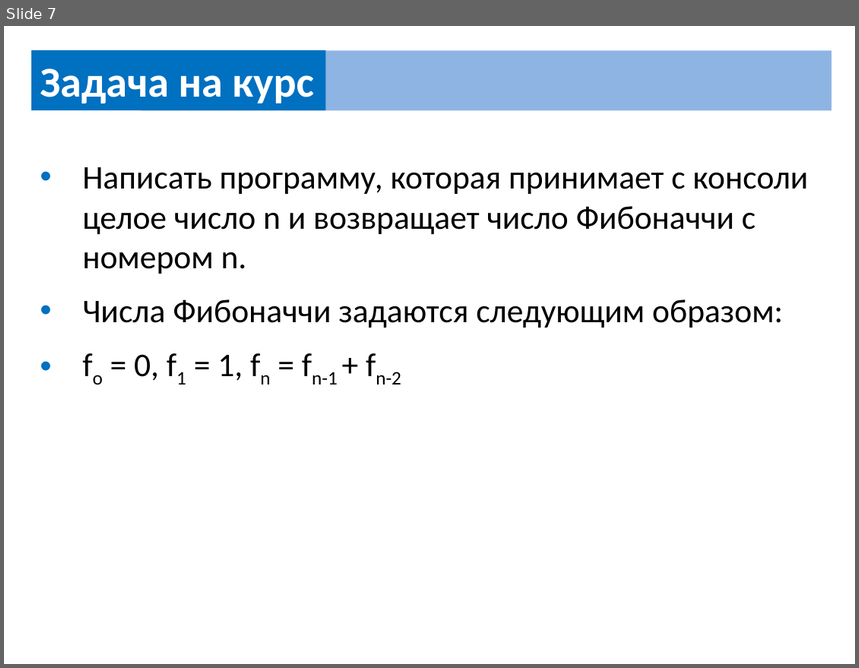
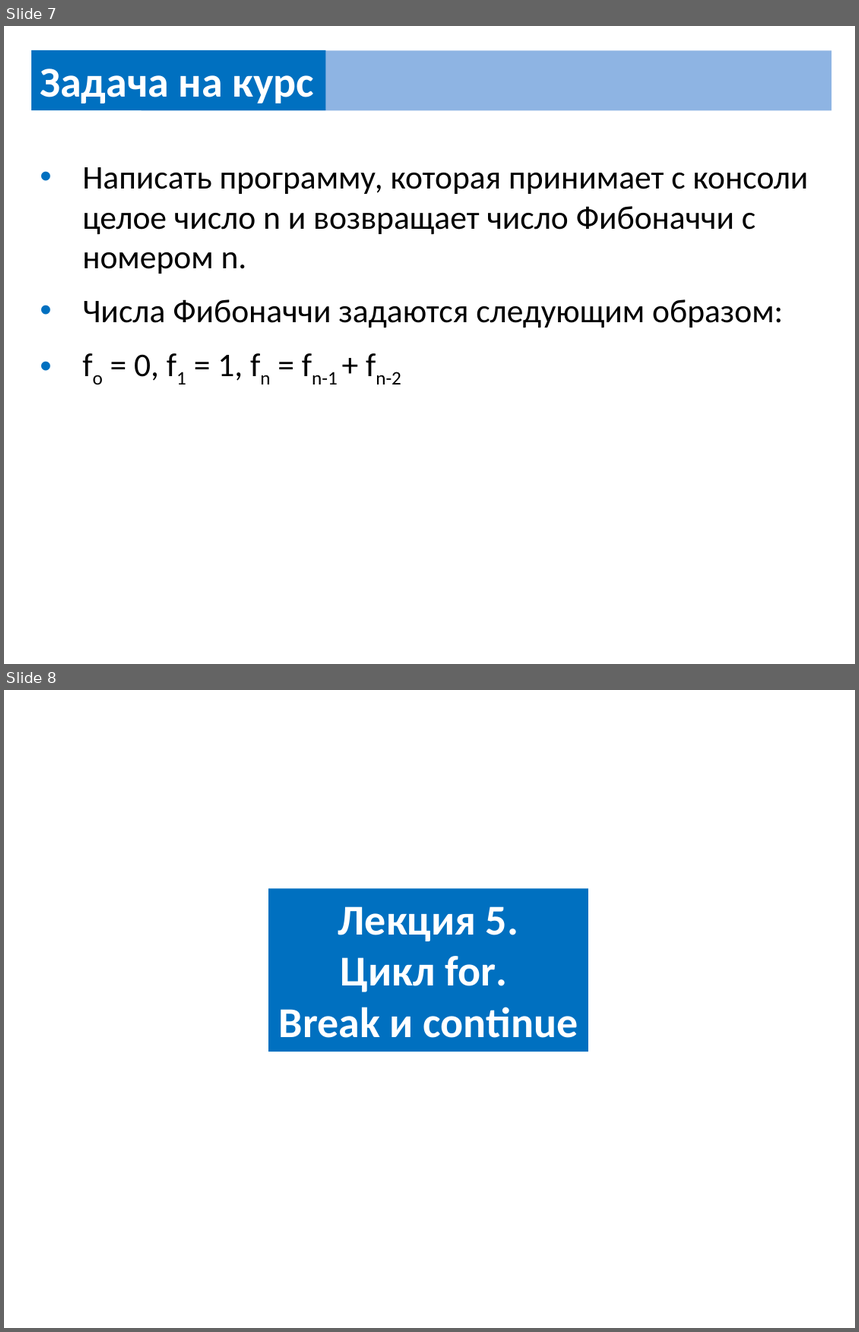
Before and after one commit to UsovaAnna/lesson, a slide deck: src/сourse/course_task.pptx. Shown one above the other, each under a label of ours: slide 7 before the commit, slides 7 and 8 after it. The pictures are 859x668 and 859x1332 pixels, drawn with LibreOffice and Linux fonts; fonts in the diff are those of the drawing. Boxes give left, top, right and bottom in pixels: in the first picture for what was removed or moved away, otherwise in the second. Text is boxed around its words. In the diff, an @@ line names an element or a change of style, - is before the commit and + after.

```diff
--- a/src/сourse/course_task.pptx
+++ b/src/сourse/course_task.pptx
@@ slide 8 added at <box>4,690,855,1328</box>, background #FFFFFF @@
@@ rectangle added at <box>268,888,588,1052</box>, fill #0070C0, 36 pt, text #FFFFFF, bold @@
+Лекция 5.
+Цикл for.
+Break и continue
```
Also in this commit, not shown: 3 other slides added, 1 other file.
